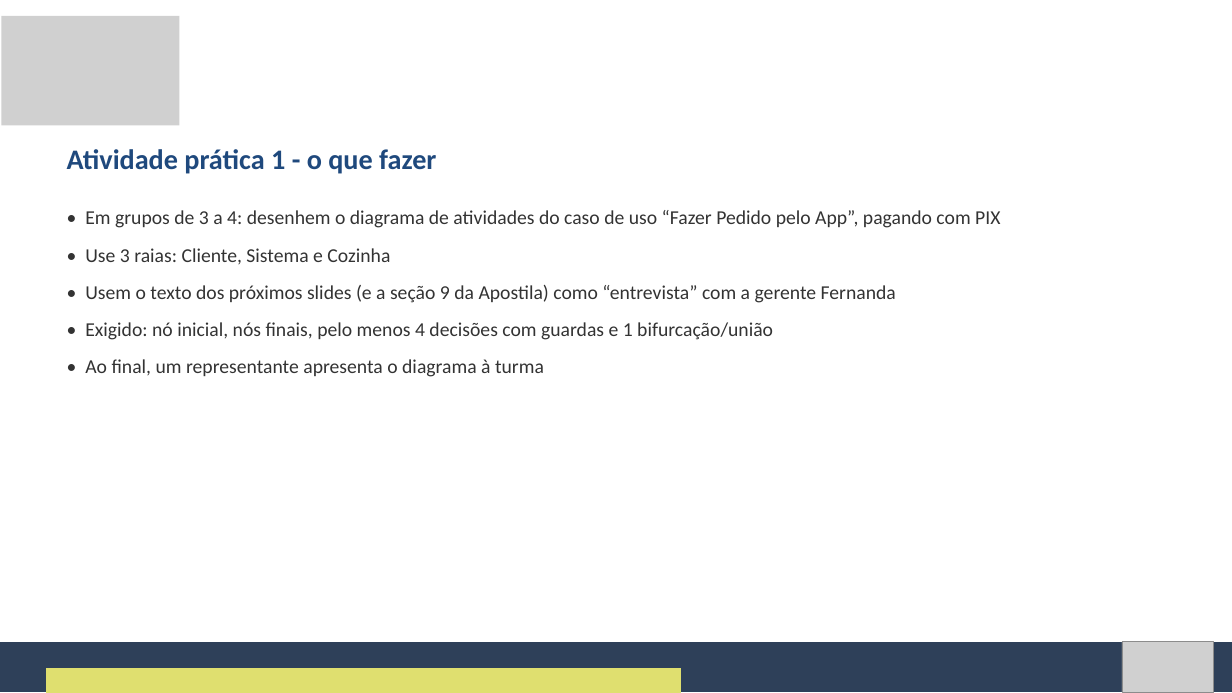
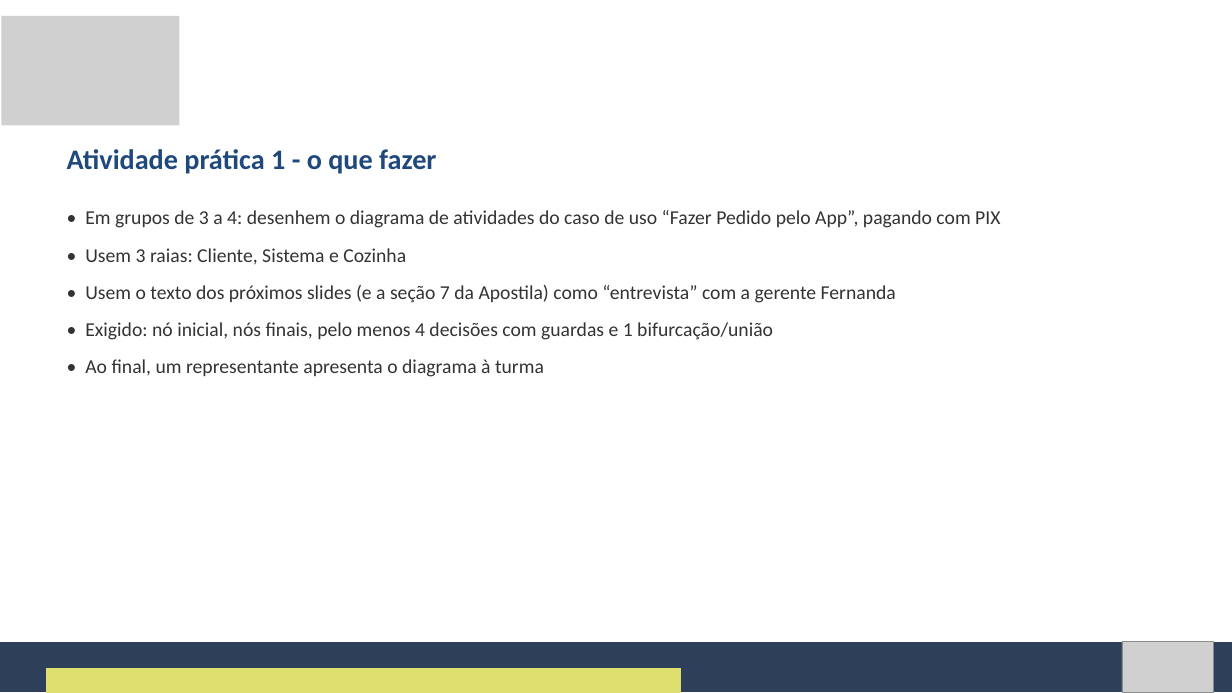
Before and after one commit to Natan20/Curso-Modelagem-De-Sistemas-Material, a slide deck: slide 73 of Aula 07 - 02-10-2026/Aula 7 - Slides.pptx (slide 62 before the commit). Drawn at 1232x693 pixels with LibreOffice and Linux fonts; fonts in the diff are those of the drawing; grey boxes stand for pictures. Boxes give left, top, right and bottom in pixels: in the first picture for what was removed or moved away, otherwise in the second. Text is boxed around its words. In the diff, an @@ line names an element or a change of style, - is before the commit and + after.

```diff
--- a/Aula 07 - 02-10-2026/Aula 7 - Slides.pptx
+++ b/Aula 07 - 02-10-2026/Aula 7 - Slides.pptx
@@ text at [85, 248, 896, 303]: text changed @@
-• Use 3 raias: Cliente, Sistema e Cozinha
-• Usem o texto dos próximos slides (e a seção 9 da Apostila) como “entrevista” com a gerente Fernanda
+• Usem 3 raias: Cliente, Sistema e Cozinha
+• Usem o texto dos próximos slides (e a seção 7 da Apostila) como “entrevista” com a gerente Fernanda
```
Also in this commit, not shown: 18 other slides changed, 15 slides added, 2 other files.
